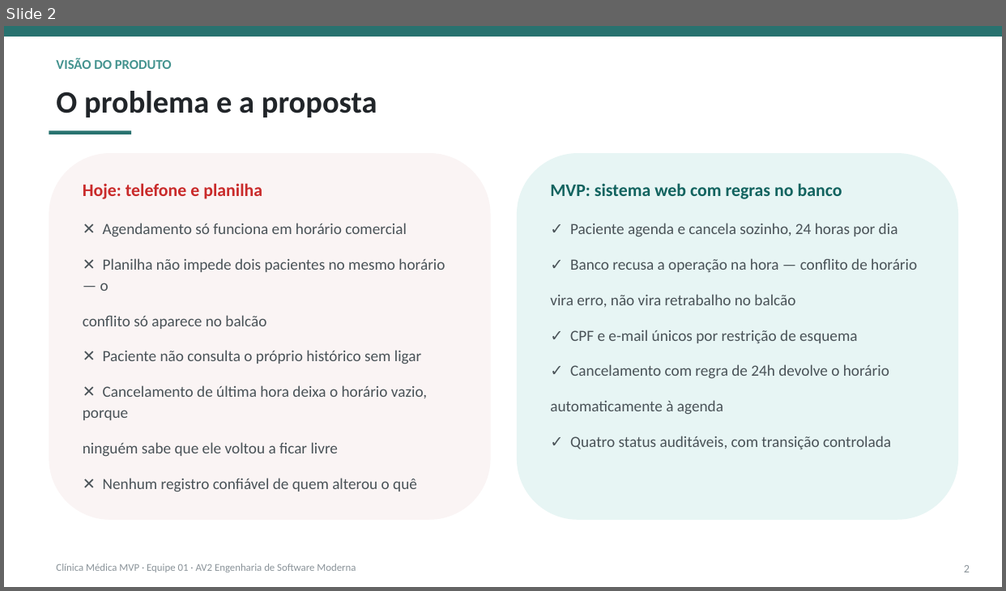
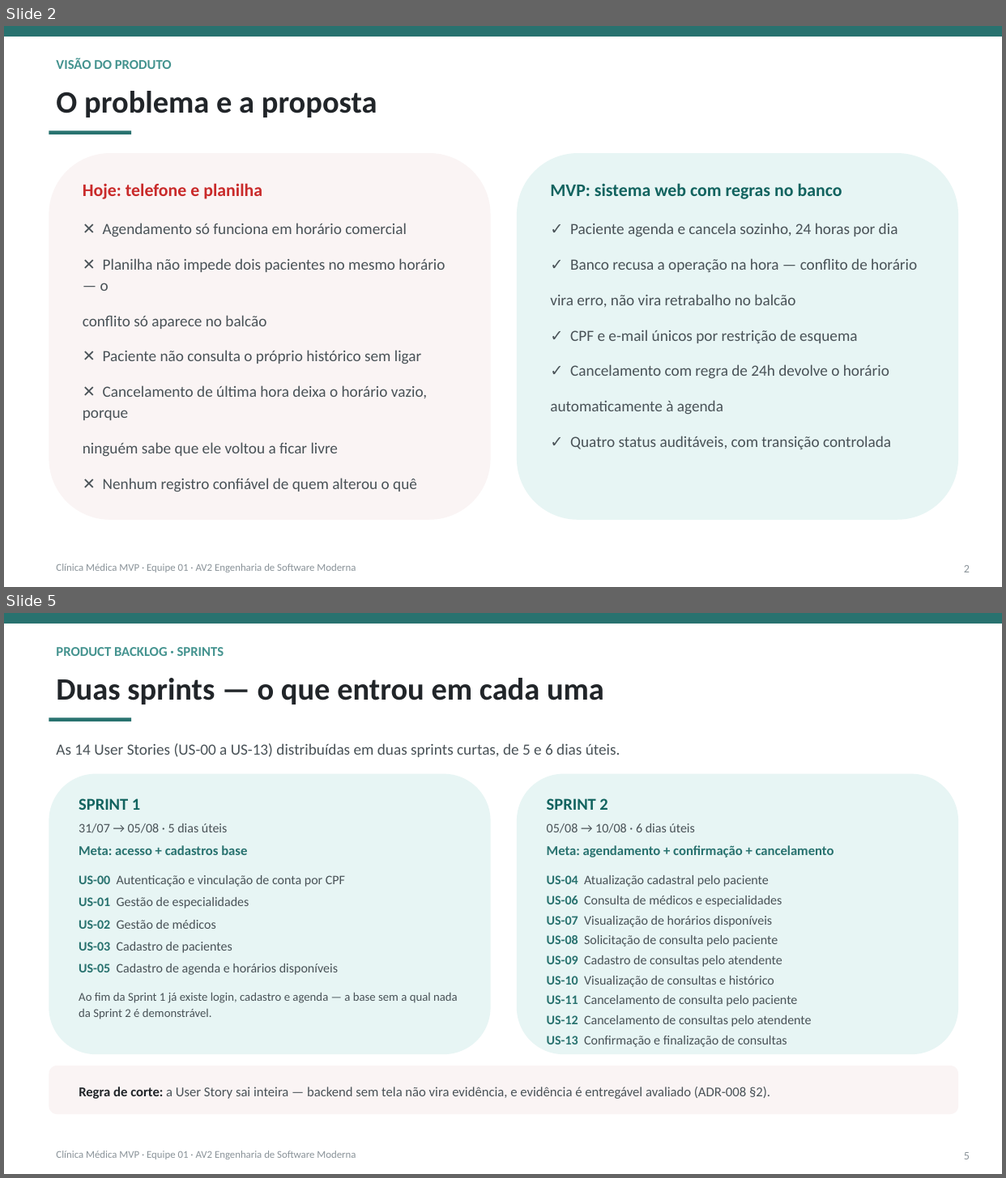
Before and after one commit to jacksoncassemiro/av2-grupo-1-engenharia-software-moderna-oxetech-academy, a slide deck: docs/apresentacao/apresentacao-final-av2-equipe01.pptx. Shown one above the other, each under a label of ours: slide 2 before the commit, slides 2 and 5 after it; the slides between them are not shown. The pictures are 1006x591 and 1006x1178 pixels, drawn with LibreOffice and Linux fonts; fonts in the diff are those of the drawing. Boxes give left, top, right and bottom in pixels: in the first picture for what was removed or moved away, otherwise in the second. Text is boxed around its words. In the diff, an @@ line names an element or a change of style, - is before the commit and + after.

```diff
--- a/docs/apresentacao/apresentacao-final-av2-equipe01.pptx
+++ b/docs/apresentacao/apresentacao-final-av2-equipe01.pptx
@@ slide 5 added at [4, 613, 1002, 1174], background #FFFFFF @@
@@ rectangle added at [4, 613, 1002, 624], fill #28726F @@
@@ text added at [56, 647, 224, 656], 13 pt, text #44938F, bold @@
+PRODUCT BACKLOG · SPRINTS
@@ text added at [56, 678, 604, 705], 30 pt, text #212529, bold @@
+Duas sprints — o que entrou em cada uma
@@ rectangle added at [49, 717, 131, 722], fill #28726F @@
@@ text added at [56, 743, 620, 757], 15 pt, text #495257 @@
+As 14 User Stories (US-00 a US-13) distribuídas em duas sprints curtas, de 5 e 6 dias úteis.
@@ rounded rectangle added at [49, 774, 491, 1054], fill #E7F5F4 @@
@@ rounded rectangle added at [517, 774, 958, 1054], fill #E7F5F4 @@
@@ text added at [79, 798, 140, 810], 16 pt, text #12635F, bold @@
+SPRINT 1
@@ text added at [547, 798, 607, 810], 16 pt, text #12635F, bold @@
+SPRINT 2
@@ text added at [79, 824, 228, 833], 12.5 pt, text #495257 @@
+31/07 → 05/08 · 5 dias úteis
@@ text added at [547, 824, 695, 833], 12.5 pt, text #495257 @@
+05/08 → 10/08 · 6 dias úteis
@@ text added at [79, 845, 247, 855], 13 pt, text #28726F, bold @@
+Meta: acesso + cadastros base
@@ text added at [547, 845, 834, 858], 13 pt, text #28726F, bold @@
+Meta: agendamento + confirmação + cancelamento
@@ text added at [79, 875, 345, 975], 12.5 pt, text #495257 @@
+US-00 Autenticação e vinculação de conta por CPF
+US-01 Gestão de especialidades
+US-02 Gestão de médicos
+US-03 Cadastro de pacientes
+US-05 Cadastro de agenda e horários disponíveis
@@ text added at [547, 875, 812, 1047], 12.5 pt, text #495257 @@
+US-04 Atualização cadastral pelo paciente
+US-06 Consulta de médicos e especialidades
+US-07 Visualização de horários disponíveis
+US-08 Solicitação de consulta pelo paciente
+US-09 Cadastro de consultas pelo atendente
+US-10 Visualização de consultas e histórico
+US-11 Cancelamento de consulta pelo paciente
+US-12 Cancelamento de consultas pelo atendente
+US-13 Confirmação e finalização de consultas
@@ text added at [79, 992, 458, 1020], 11.5 pt, text #495257 @@
+Ao fim da Sprint 1 já existe login, cadastro e agenda — a base sem a qual nada da Sprint 2 é demonstrável.
@@ rounded rectangle added at [49, 1066, 958, 1114], fill #FAF4F4 @@
@@ text added at [79, 1087, 770, 1099], 13 pt, text #495257 @@
+Regra de corte: a User Story sai inteira — backend sem tela não vira evidência, e evidência é entregável avaliado (ADR-008 §2).
@@ text added at [56, 1151, 356, 1160], 10 pt, text #8A9399 @@
+Clínica Médica MVP · Equipe 01 · AV2 Engenharia de Software Moderna
@@ text added at [964, 1152, 970, 1160], 11 pt, text #8A9399 @@
+5
```
Also in this commit, not shown: 13 slides changed, 6 other slides added, 2 slides removed, 1 other file.
